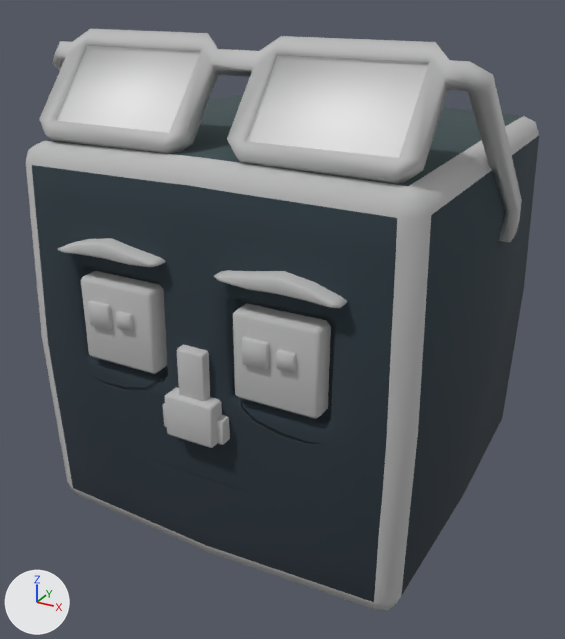
One commit to the FBX model Assets/- Asset Store/Custom/Characters/Source/NPCs/Larry.fbx: the scene before it, then after it.
Before and after are seen from a camera (50 mm lens) standing at (0.487, -0.943, 0.446) and looking at (-0.008, -0.044, -0.003). Every picture has the same lights, and +X, +Y and +Z are marked at lower left. Where no turn or scale is listed for an object, it has been applied to the vertices.

The first picture shows 'Larry_Face', 'Larry_Hat1'.
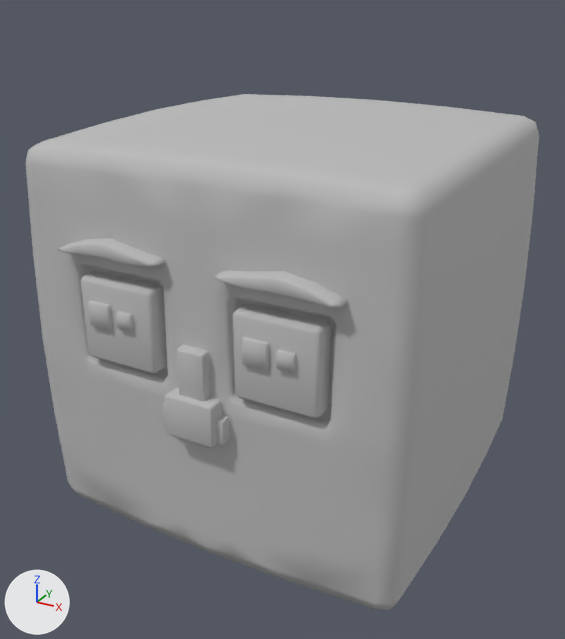
What differs and where, as boxes [x1, y1, x2, y2] in the pictures (565 x 639 px):
'Larry_Hat1', deleted
    before: [39, 29, 522, 242]
    faces in mat_mat_base (its picture is missing): [39, 29, 522, 242]
    faces in mat_mat_ice (white #e7e7e7): [56, 46, 429, 158]
part 1 of me_mesh_027, built on
    both: [26, 94, 539, 610]
part 2 of me_mesh_027, recoloured (blue to grey)
    both: [32, 165, 397, 602]

Diff of the bpy script that builds the scene:
```diff
--- a/Assets/- Asset Store/Custom/Characters/Source/NPCs/Larry.fbx.py
+++ b/Assets/- Asset Store/Custom/Characters/Source/NPCs/Larry.fbx.py
@@ me_mesh_027 @@
 # used by ob_larry_face; location = (0.0, 0.0, 0.0)
-me_mesh_027.from_pydata(...)  # 588 vertices, 564 faces; spans x -0.271..0.271, y -0.292..0.273, z -0.272..0.272
+me_mesh_027.from_pydata(...)  # 708 vertices, 684 faces; spans x -0.271..0.272, y -0.292..0.271, z -0.271..0.272
+# me_mesh_027 part 1
+# 36 vertices are removed from x -0.267..0.267, y -0.26..0.273, z -0.267..0.272
+# 124 faces are deleted
+# 10 vertices move from x -0.271..0.271, y -0.242..0.266, z -0.272..0.001 to x -0.27..0.271, y -0.239..0.265, z -0.269..0.12
+# 151 vertices are added at x -0.271..0.272, y -0.269..0.271, z -0.271..0.272
+# 5 new vertices lie (0.007, 0.018, 0.0) away from vertices in x -0.264..0.26, y -0.259..0.239, z -0.118..0.118
+# 244 new faces join them
+# me_mesh_027 part 2: 205 faces spanning x -0.241..0.241, y -0.27..-0.117, z -0.269..0.24 switch from mat_mat_character to mat_mat_base (its picture is missing)
@@ ob_larry_hat1 @@
-ob_larry_hat1 = bpy.data.objects.new('Larry_Hat1', me_cube)
-ob_larry_hat1.location = (0.0, 0.0, 0.0)
```
